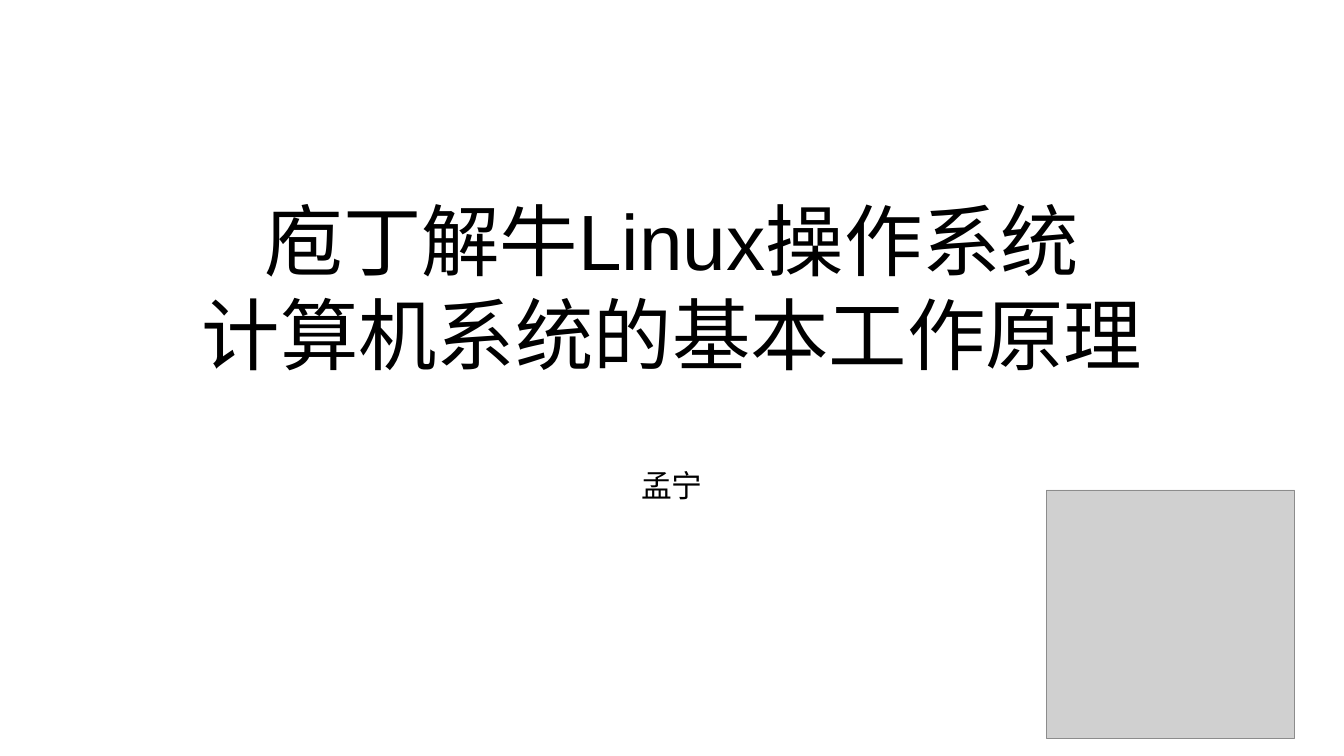
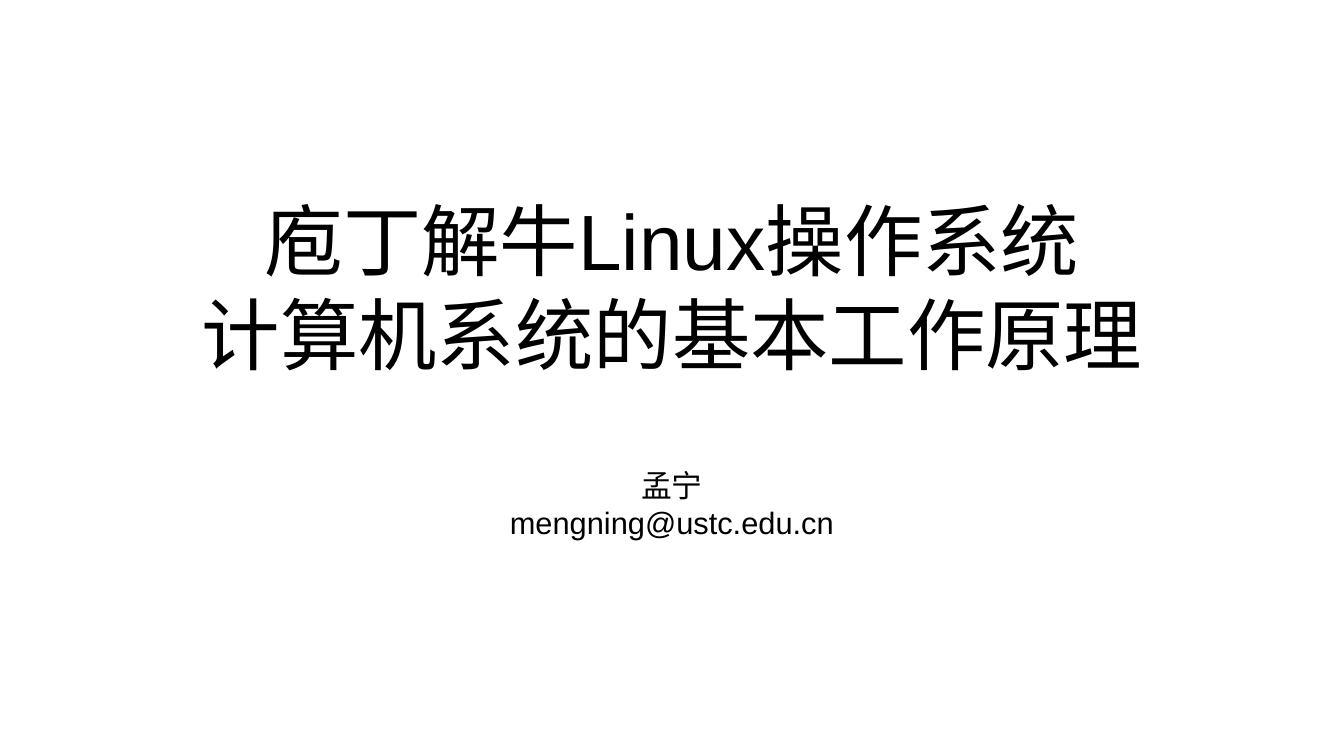
Before and after one commit to mengning/linuxkernel, a slide deck: slide 1 of ppt/2-计算机系统的基本工作原理.pptx. Drawn at 1344x756 pixels with LibreOffice and Linux fonts; fonts in the diff are those of the drawing; grey boxes stand for pictures. Boxes give left, top, right and bottom in pixels: in the first picture for what was removed or moved away, otherwise in the second. Text is boxed around its words. In the diff, an @@ line names an element or a change of style, - is before the commit and + after.

```diff
--- a/ppt/2-计算机系统的基本工作原理.pptx
+++ b/ppt/2-计算机系统的基本工作原理.pptx
@@ picture removed at box(1046, 490, 1295, 738) @@
@@ text at box(510, 511, 834, 540): paragraph added @@
+mengning@ustc.edu.cn
```
Also in this commit, not shown: 9 other slides changed, 1 slide added, 2 slides removed.
